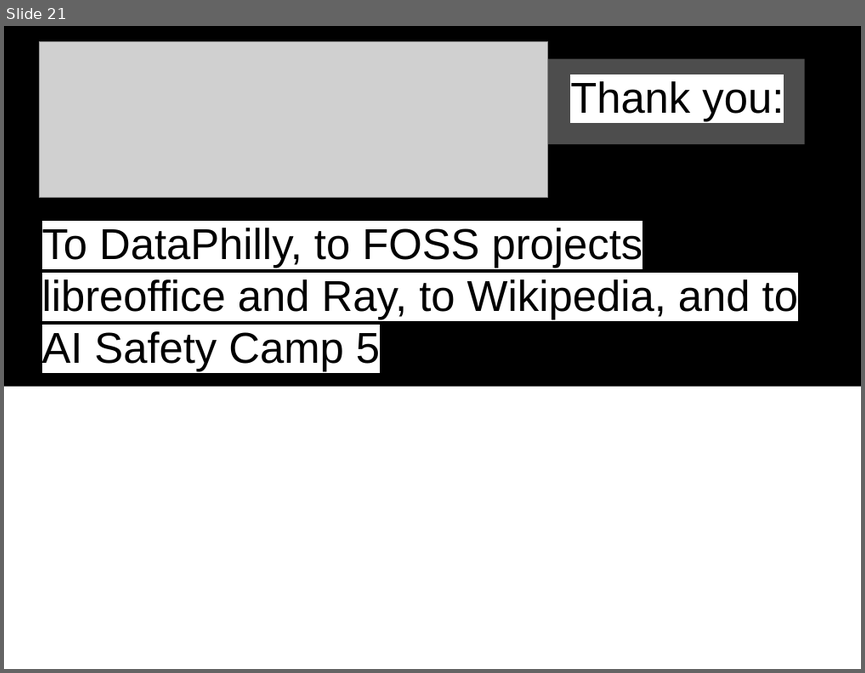
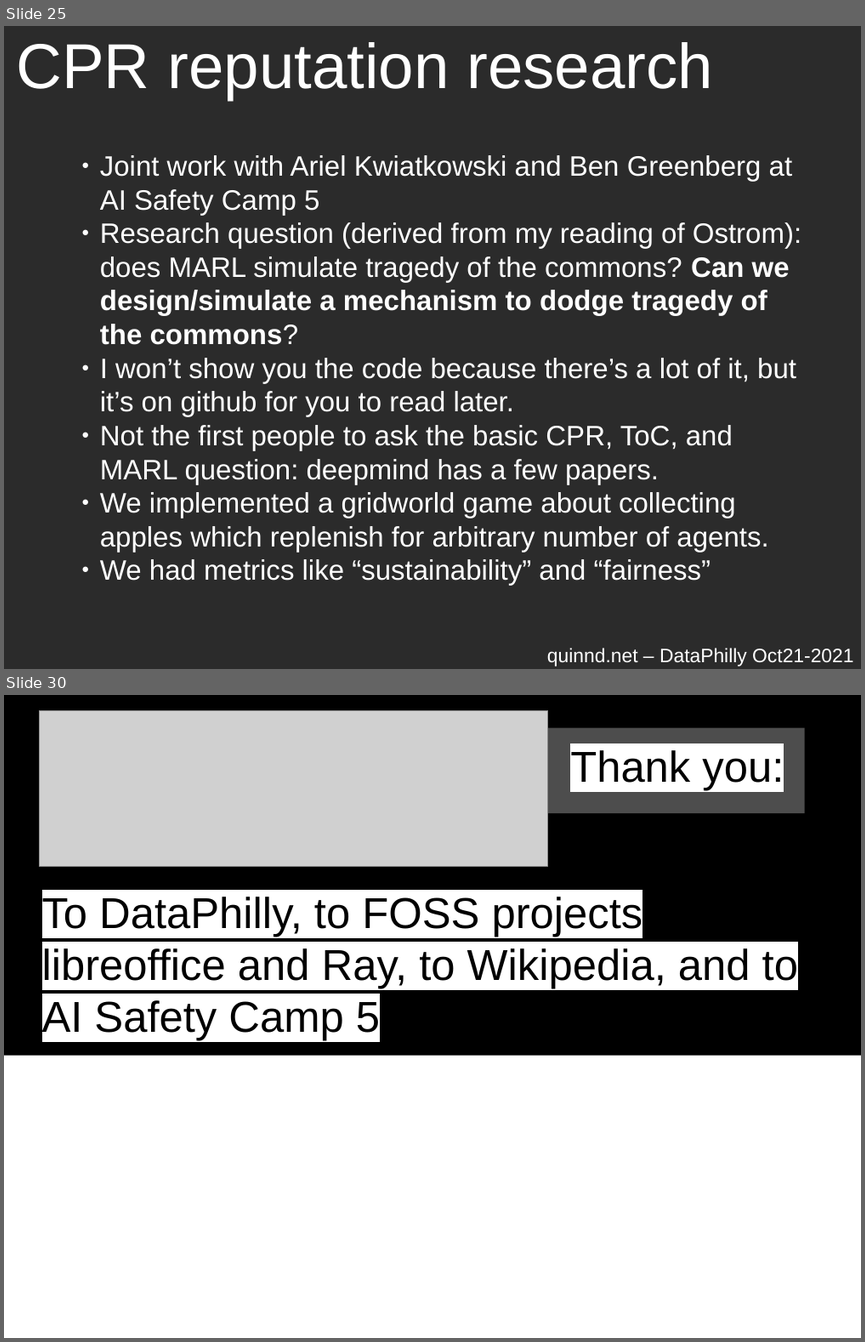
Before and after one commit to quinn-dougherty/marl-cpr-dataphilly-talk, a slide deck: marl-cpr-talk.odp. Shown one above the other, each under a label of ours: slide 21 before the commit, slides 25 and 30 after it; the slides between them are not shown. The pictures are 865x673 and 865x1342 pixels, drawn with LibreOffice and Linux fonts; fonts in the diff are those of the drawing; grey boxes stand for pictures; background and template pictures are left out; a plain dark background stands for a picture behind light text. Boxes give left, top, right and bottom in pixels: in the first picture for what was removed or moved away, otherwise in the second. Text is boxed around its words. In the diff, an @@ line names an element or a change of style, - is before the commit and + after.

Commit message:
slides just about done

```diff
--- a/marl-cpr-talk.odp
+++ b/marl-cpr-talk.odp
@@ slide 25 added at (4,26,861,669), background picture (left out) @@
@@ title added at (16,42,713,100), 58.7 pt, text #FFFFFF @@
+CPR reputation research
@@ text added at (100,155,801,551), 26 pt, text #FFFFFF @@
+● Joint work with Ariel Kwiatkowski and Ben Greenberg at AI Safety Camp 5
+● Research question (derived from my reading of Ostrom): does MARL simulate tragedy of the commons? Can we design/simulate a mechanism to dodge tragedy of the commons?
+● I won’t show you the code because there’s a lot of it, but it’s on github for you to read later.
+● Not the first people to ask the basic CPR, ToC, and MARL question: deepmind has a few papers.
+● We implemented a gridworld game about collecting apples which replenish for arbitrary number of agents.
+● We had metrics like “sustainability” and “fairness”
@@ text added at (547,647,853,666), 18 pt, text #FFFFFF @@
+quinnd.net – DataPhilly Oct21-2021
@@ what was slide 21 is now slide 30 @@
```
Also in this commit, not shown: 3 slides changed, 8 other slides added, 2 other files.
